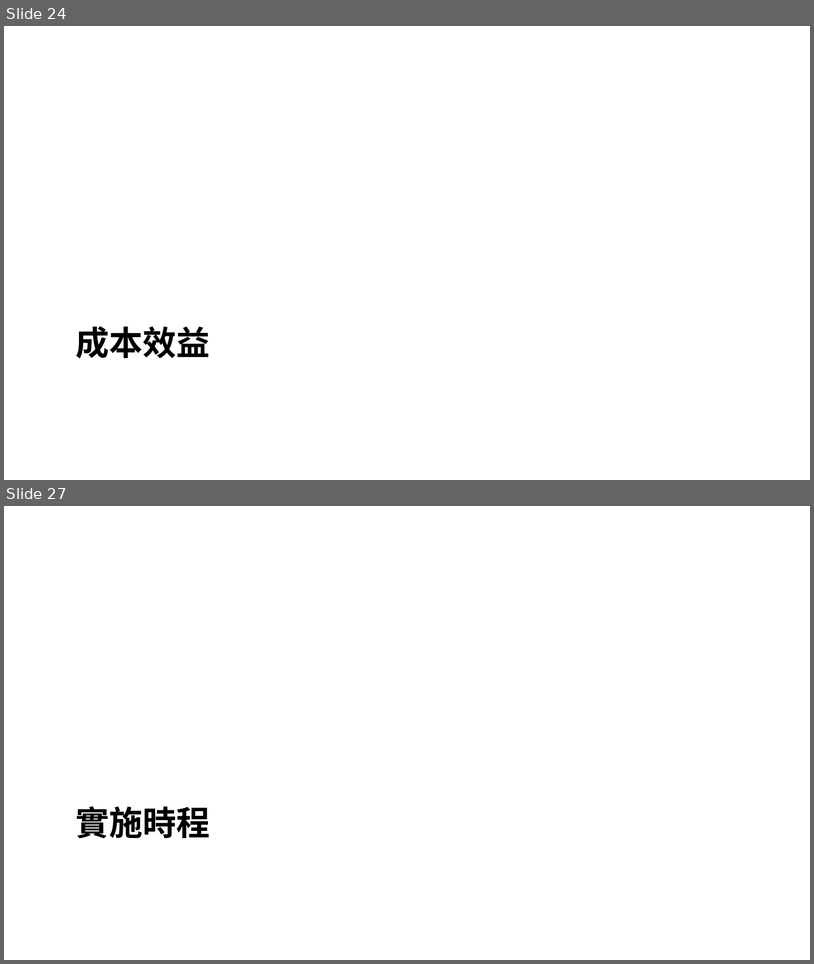
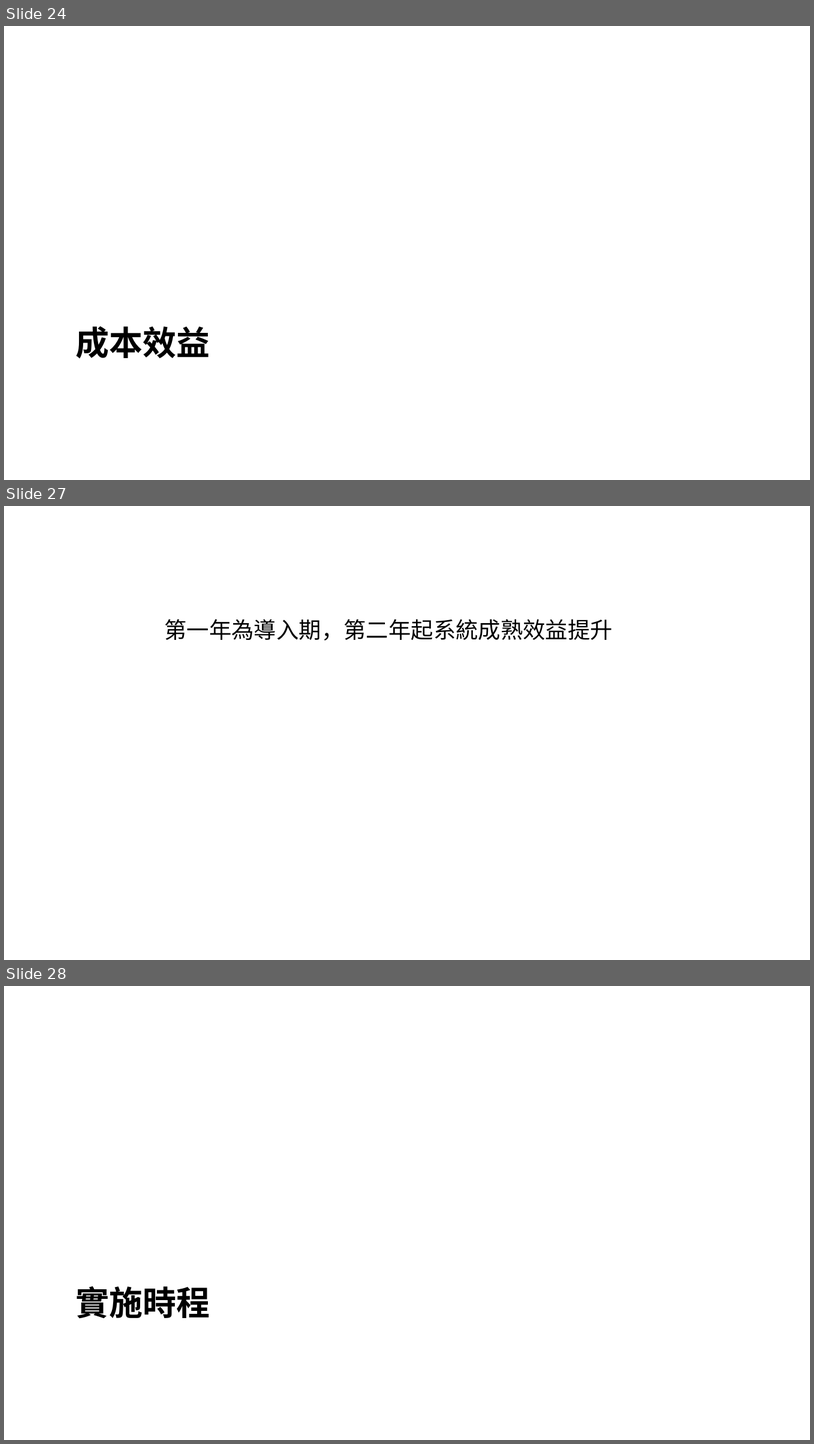
Before and after one commit to seikaikyo/smai-process-vision, a slide deck: docs/Presentation-VisionAI-Proposal.pptx. Shown one above the other, each under a label of ours: slides 24 and 27 before the commit, slides 24, 27 and 28 after it; the slides between them are not shown. The pictures are 814x964 and 814x1444 pixels, drawn with LibreOffice and Linux fonts; fonts in the diff are those of the drawing. Boxes give left, top, right and bottom in pixels: in the first picture for what was removed or moved away, otherwise in the second. Text is boxed around its words. In the diff, an @@ line names an element or a change of style, - is before the commit and + after.

```diff
--- a/docs/Presentation-VisionAI-Proposal.pptx
+++ b/docs/Presentation-VisionAI-Proposal.pptx
@@ slide 27 added at box(4, 506, 810, 960), background #FFFFFF @@
@@ text added at box(164, 619, 613, 640), 20 pt, text #000000 @@
+第一年為導入期，第二年起系統成熟效益提升
@@ what was slide 27 is now slide 28 @@
```
Also in this commit, not shown: 2 slides changed, 7 other files.
